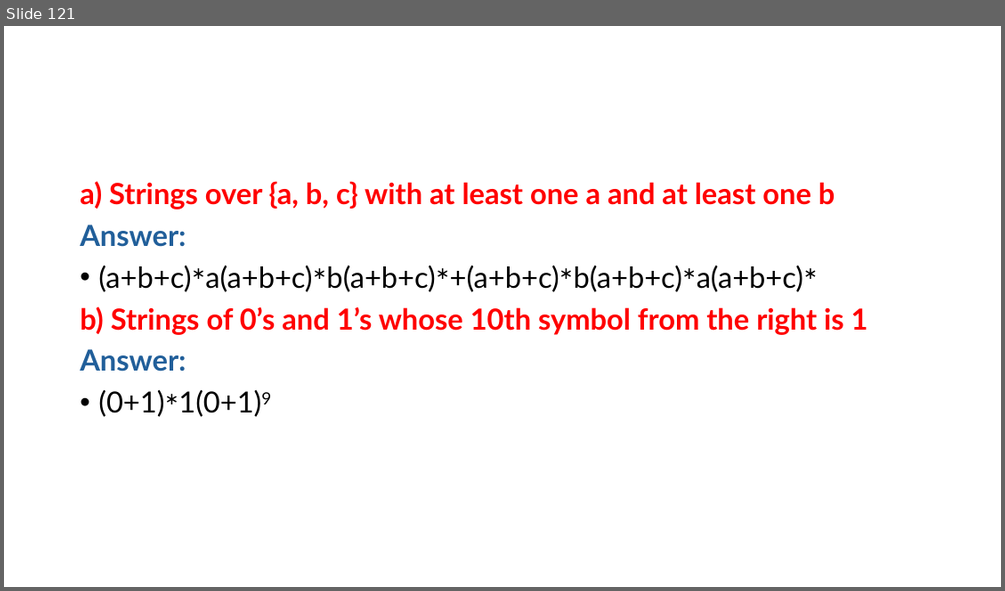
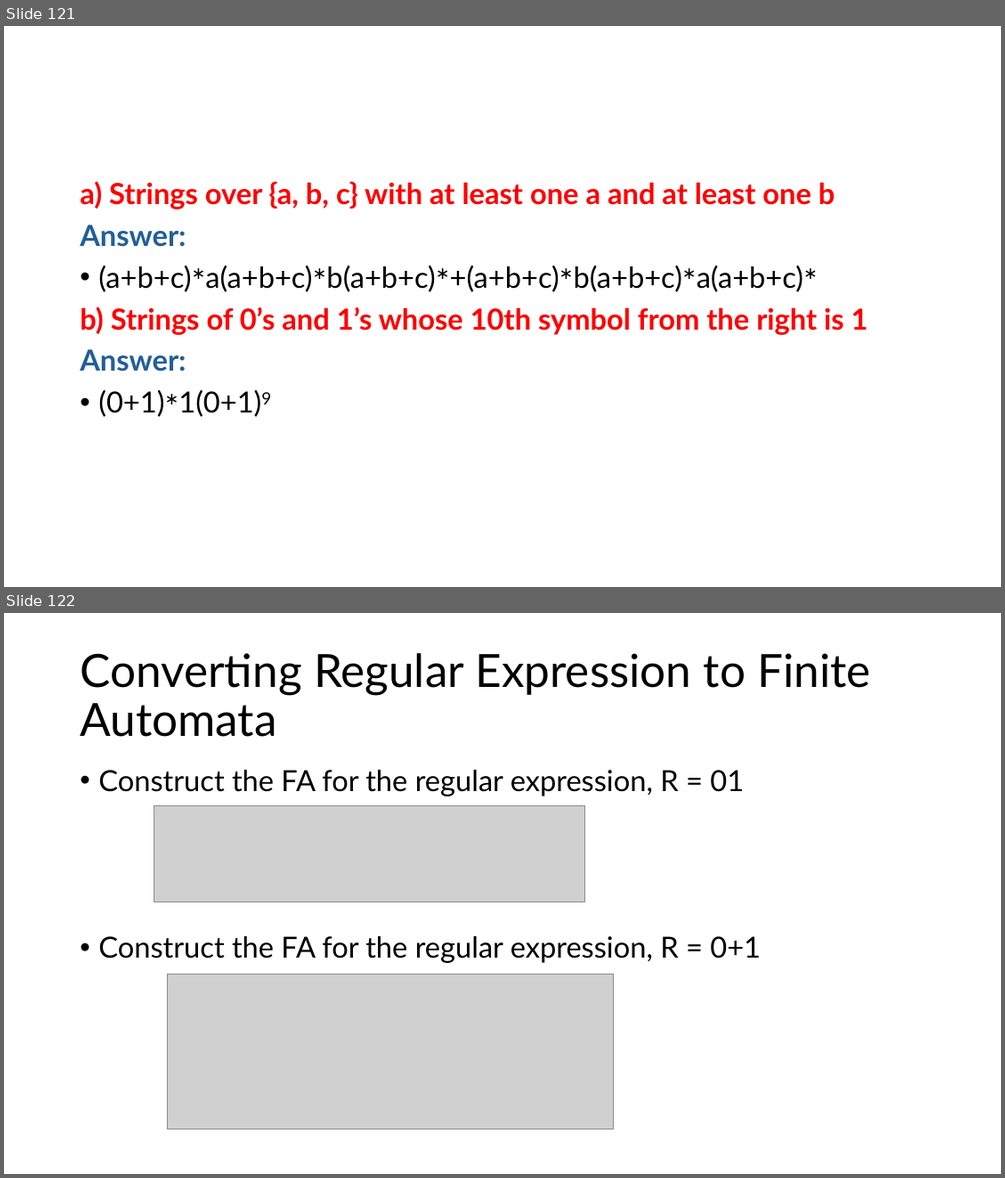
Before and after one commit to PraneeshRV/Academics, a slide deck: Sem6/Automata/20CYS315 Automata Theory Part 1.pptx. Shown one above the other, each under a label of ours: slide 121 before the commit, slides 121 and 122 after it. The pictures are 1005x591 and 1005x1178 pixels, drawn with LibreOffice and Linux fonts; fonts in the diff are those of the drawing; grey boxes stand for pictures. Boxes give left, top, right and bottom in pixels: in the first picture for what was removed or moved away, otherwise in the second. Text is boxed around its words. In the diff, an @@ line names an element or a change of style, - is before the commit and + after.

```diff
--- a/Sem6/Automata/20CYS315 Automata Theory Part 1.pptx
+++ b/Sem6/Automata/20CYS315 Automata Theory Part 1.pptx
@@ slide 122 added at (4, 613, 1001, 1174), background #FFFFFF @@
@@ title added at (80, 653, 871, 737), 44 pt, text #000000 @@
+Converting Regular Expression to Finite Automata
@@ text added at (98, 770, 760, 963), 28 pt, text #000000 @@
+• Construct the FA for the regular expression, R = 01
+• Construct the FA for the regular expression, R = 0+1
@@ picture added at (154, 806, 585, 902) @@
@@ picture added at (167, 973, 615, 1129) @@
```
Also in this commit, not shown: 5 other slides added, 20 other files.
